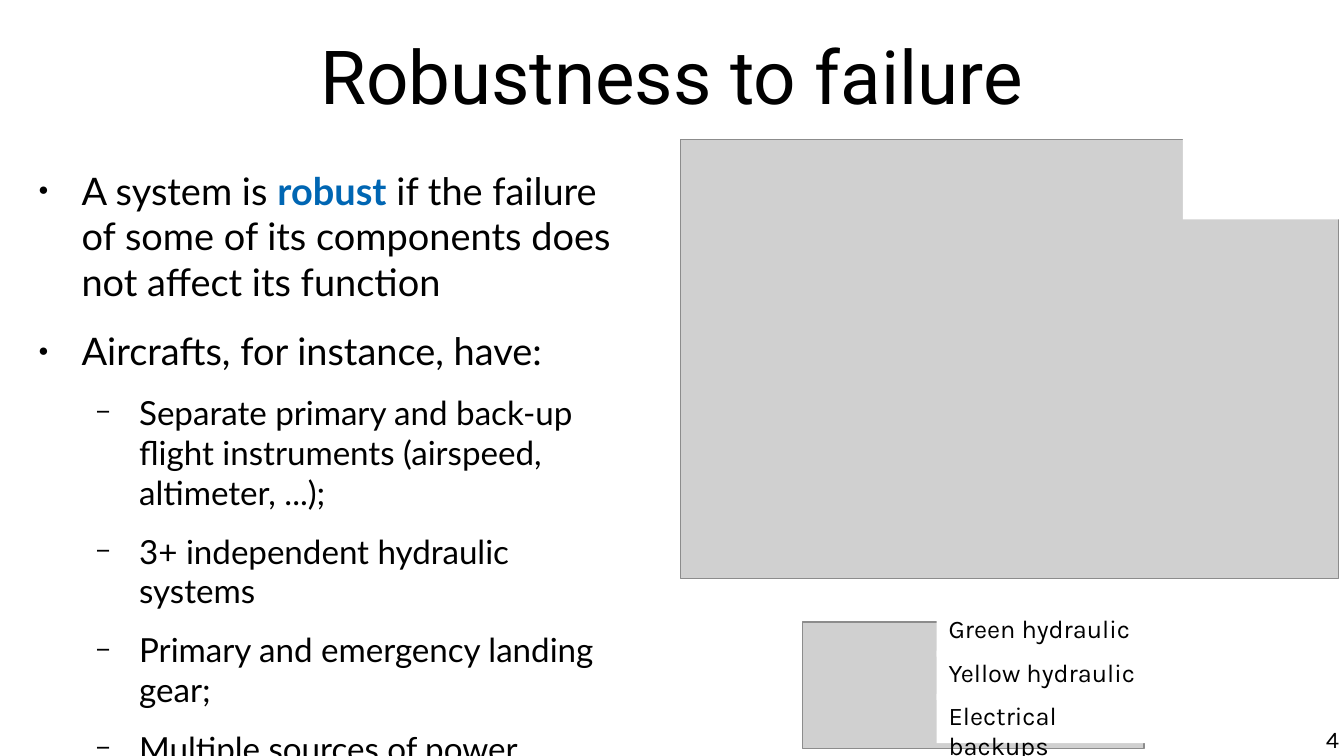
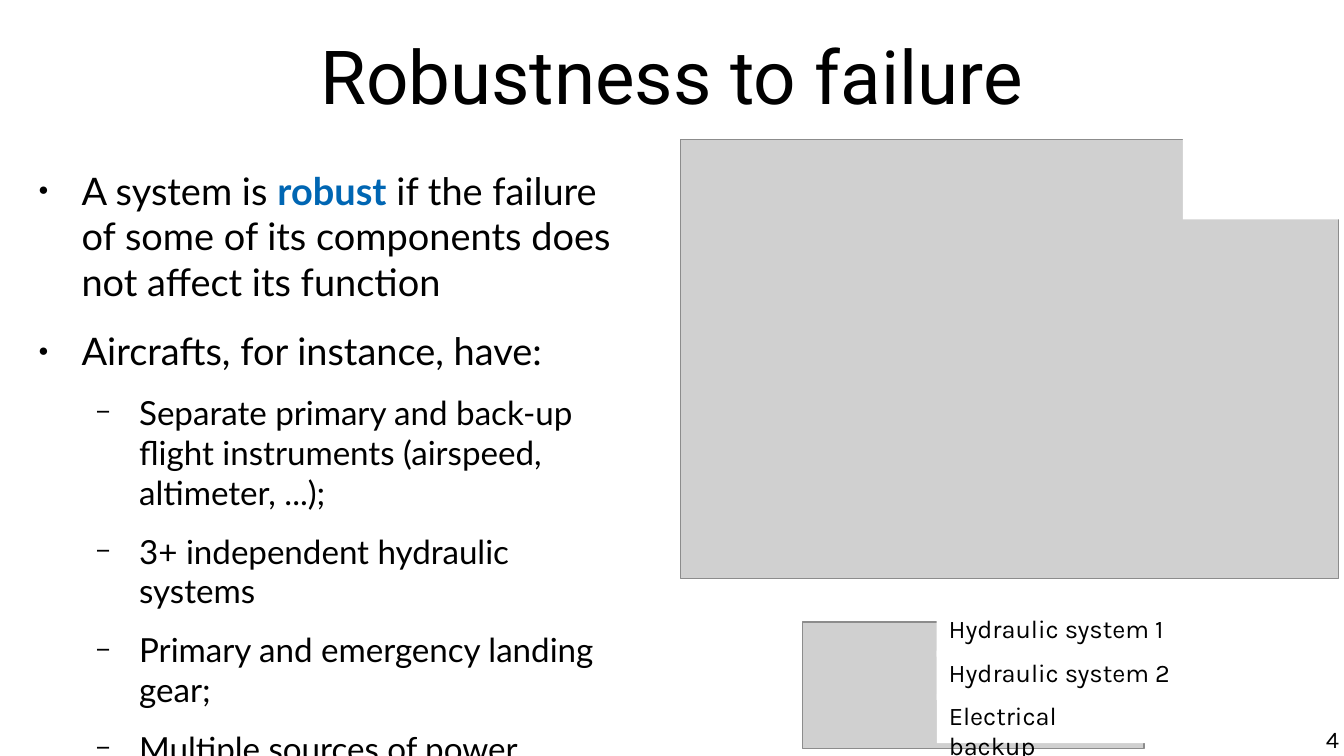
Before and after one commit to chatox/networks-science-course, a slide deck: slide 4 of theory/odp/tt19-k_cores.odp. Drawn at 1344x756 pixels with LibreOffice and Linux fonts; fonts in the diff are those of the drawing; grey boxes stand for pictures. Boxes give left, top, right and bottom in pixels: in the first picture for what was removed or moved away, otherwise in the second. Text is boxed around its words. In the diff, an @@ line names an element or a change of style, - is before the commit and + after.

```diff
--- a/theory/odp/tt19-k_cores.odp
+++ b/theory/odp/tt19-k_cores.odp
@@ text at [949, 620, 1163, 645]: text changed @@
-Green hydraulic system
+Hydraulic system 1
@@ text at [949, 664, 1170, 688]: text changed @@
-Yellow hydraulic system
+Hydraulic system 2
@@ text in rectangle at [949, 707, 1057, 756]: text changed @@
-Electrical backups
+Electrical backup
```
Also in this commit, not shown: 1 other slide changed, 4 other files.
